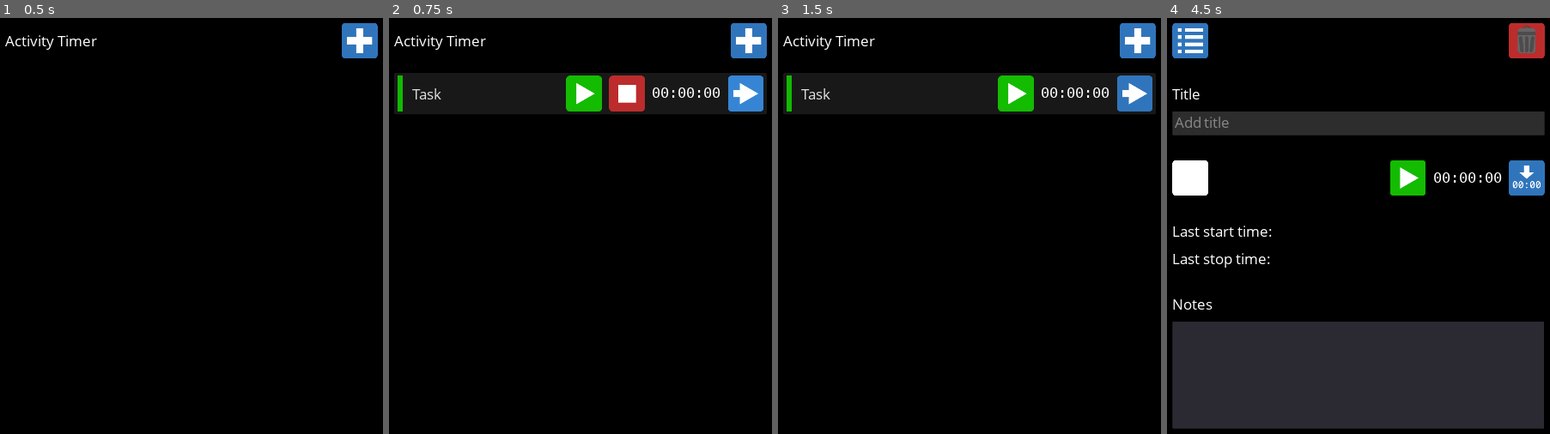
Above: before the commit, frames 1-4 (left to right).
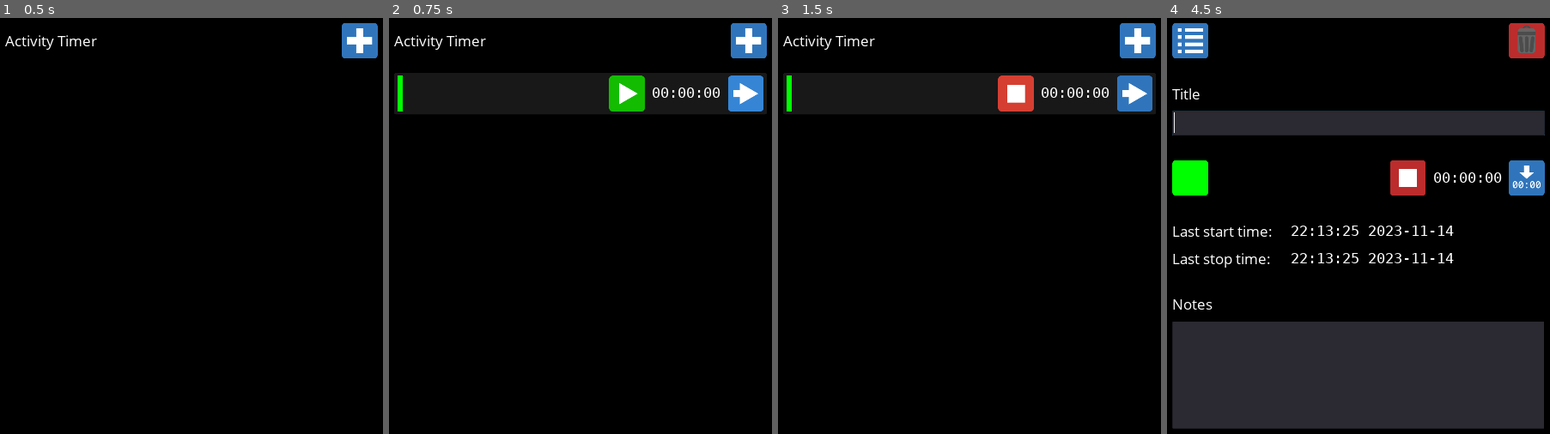
Above: after the commit, the same moments.

Repository: andrew-wilkes/godot-activity-timer
Game: Godot game, scene res://Main.tscn
Same seed, same stepped clock (60 frames per second), same inputs: the game is played once before the commit and once after it.
Inputs (mouse positions are in pixels of both pictures, inside the frame that each line leads up to):
- Up to frame 1 (0.5 s): no input
- Up to frame 2 (0.75 s): click (749, 38) at 0.5 s
- Up to frame 3 (1.5 s): click (1015, 92) at 1.27 s
- Up to frame 4 (4.5 s): click (1404, 92) at 2.02 s; click (1404, 92) at 2.77 s; click (1285, 92) at 3.5 s; click (1523, 92) at 4.25 s

Frame 1 is identical in both runs. In frame 2, 1.7% of the frame differs, in the area x 2-67%, y 13-23%; in frame 3, 0.9%; in frame 4, 2.5%, in the area x 1-99%, y 22-59%.
Error before the commit: Invalid get index 'stopped' (on base: 'Nil'). (res://ActivityBar.gd:70)

Commit message:
Fix logic bugs

Diff:
--- a/src/ActivityBar.gd
+++ b/src/ActivityBar.gd
@@ -1,7 +1,5 @@
 extends PanelContainer
 
-signal start_request(this)
-signal stop_request(this)
 signal view_request(id)
 signal drag_drop_request(this, pressed)
 
@@ -44,12 +42,14 @@
 
 
 func _on_Start_pressed():
-	emit_signal("start_request", self)
+	act.stopped = false
+	act.start_time = OS.get_unix_time()
 	show_start_button(false)
 
 
 func _on_Stop_pressed():
-	emit_signal("stop_request", self)
+	act.stopped = true
+	act.stop_time = OS.get_unix_time()
 	show_start_button(true)
 
 
--- a/src/ActivityList.gd
+++ b/src/ActivityList.gd
@@ -33,6 +33,7 @@
 	add_child_below_node($Menu, act.node, true)
 	connect_bar(act.node)
 	act.node.id = Data.activities.get_id_and_add_to_data(act)
+	act.node.setup(act)
 	act.new = true
 	# Allow time for node to be visible
 	yield(get_tree(), "idle_frame")
@@ -40,8 +41,6 @@
 
 
 func connect_bar(node):
-	node.connect("start_request", self, "start_timer")
-	node.connect("stop_request", self, "stop_timer")
 	node.connect("view_request", self, "view_activity")
 	node.connect("drag_drop_request", self, "bar_clicked")
 
@@ -69,13 +68,5 @@
 		drag_item = null
 
 
-func start_timer(item):
-	Data.activities.items[item.id].stopped = false
-
-
-func stop_timer(item):
-	Data.activities.items[item.id].stopped = true
-
-
 func view_activity(id):
 	emit_signal("view_clicked", id)
--- a/src/ActivityView.gd
+++ b/src/ActivityView.gd
@@ -3,30 +3,28 @@
 signal show_list
 
 var act: Activity
-var key = 0
+var id
 
 func _ready():
 	if get_parent().name == "root":
 		# Test
-		setup(Activity.new())
+		setup(-1, Activity.new())
 
 
-func setup(_act: Activity):
+func setup(_id, _act: Activity):
+	id = _id
 	act = _act
 	show()
 	set_button_states()
 	if act.new:
-		$Menu/Title.editable = false
-		$Menu/Title.text = "Add title"
-		yield(get_tree().create_timer(2.0), "timeout")
 		$Menu/Title.text = ""
-		$Menu/Title.editable = true
+		$Menu/Title.grab_focus()
+		act.new = false
 	else:
 		$Menu/Title.text = act.title
-		$Time/ColorPicker.modulate = act.color_code
 		update_time()
 		$Notes.text = act.notes
-	$Menu/Title.grab_focus()
+	$Time/ColorPicker.modulate = act.color_code
 	update_last_start()
 	update_last_stop()
 
@@ -43,9 +41,10 @@
 
 
 func _on_Stop_pressed():
+	if not act.stopped: # Don't log a reset in stopped state
+		update_last_stop()
 	act.stopped = true
 	act.stop_time = OS.get_unix_time()
-	update_last_stop()
 	set_button_states()
 
 
@@ -56,9 +55,8 @@
 
 func _on_Reset_pressed():
 	act.time = 0
+	_on_Stop_pressed()
 	$Time/TimeDisplay.update_time(0)
-	$LastStart.text = ""
-	$LastStop.text = ""
 
 
 func _on_Delete_pressed():
@@ -66,7 +64,8 @@
 
 
 func _on_Confirm_confirmed():
-	Data.activities.items.erase(key)
+	Data.activities.items.erase(id)
+	Data.activities.order.erase(id)
 	Data.save_activities()
 	emit_signal("show_list")
 
@@ -114,3 +113,7 @@
 func _on_Timer_timeout():
 	if visible and not act.stopped:
 		update_time()
+
+
+func _on_Notes_text_changed():
+	act.notes = $Notes.text
--- a/src/ActivityView.tscn
+++ b/src/ActivityView.tscn
@@ -1,7 +1,6 @@
-[gd_scene load_steps=24 format=2]
+[gd_scene load_steps=23 format=2]
 
 [ext_resource path="res://ActivityView.gd" type="Script" id=1]
-[ext_resource path="res://assets/regular-font.tres" type="DynamicFont" id=2]
 [ext_resource path="res://assets/icon-8.png" type="Texture" id=3]
 [ext_resource path="res://assets/icon-6.png" type="Texture" id=4]
 [ext_resource path="res://assets/icon-2.png" type="Texture" id=5]
@@ -72,6 +71,7 @@
 margin_bottom = 228.0
 size_flags_horizontal = 3
 text = "Title"
+max_lines_visible = 1
 
 [node name="Menu" type="HBoxContainer" parent="."]
 margin_top = 248.0
@@ -203,7 +203,6 @@
 margin_bottom = 1920.0
 rect_min_size = Vector2( 0, 300 )
 size_flags_vertical = 3
-custom_fonts/font = ExtResource( 2 )
 
 [node name="c" type="CanvasLayer" parent="."]
 
@@ -228,6 +227,7 @@
 [connection signal="pressed" from="Time/Start" to="." method="_on_Start_pressed"]
 [connection signal="pressed" from="Time/Stop" to="." method="_on_Stop_pressed"]
 [connection signal="pressed" from="Time/Reset" to="." method="_on_Reset_pressed"]
+[connection signal="text_changed" from="Notes" to="." method="_on_Notes_text_changed"]
 [connection signal="color_changed" from="c/ColorGridPanel" to="." method="_on_ColorGridPanel_color_changed"]
 [connection signal="confirmed" from="c/Confirm" to="." method="_on_Confirm_confirmed"]
 [connection signal="timeout" from="Timer" to="." method="_on_Timer_timeout"]
--- a/src/ConfirmPopup.tscn
+++ b/src/ConfirmPopup.tscn
@@ -21,7 +21,6 @@
 expand_margin_bottom = 20.0
 
 [node name="ConfirmPopup" type="PopupPanel"]
-visible = true
 anchor_right = 1.0
 anchor_bottom = 1.0
 theme = ExtResource( 2 )
--- a/src/Main.gd
+++ b/src/Main.gd
@@ -8,7 +8,7 @@
 
 func _on_ActivityList_view_clicked(id):
 	$ActivityList.clear_list()
-	$ActivityView.setup(Data.activities.items[id])
+	$ActivityView.setup(id, Data.activities.items[id])
 
 
 func _on_ActivityView_show_list():
--- a/src/activity.gd
+++ b/src/activity.gd
@@ -7,7 +7,7 @@
 export var time = 0
 export var title = ""
 export var notes = ""
-export(Color, RGB) var color_code
+export(Color, RGB) var color_code = Color.green
 
 var stopped = true
 var node
